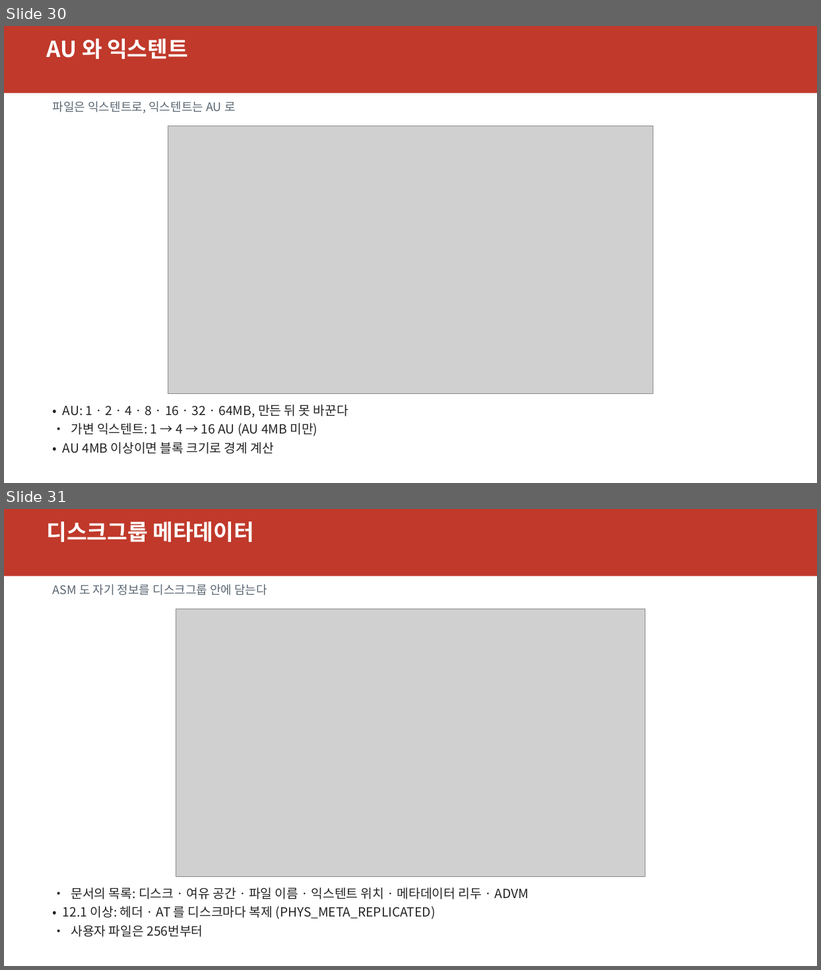
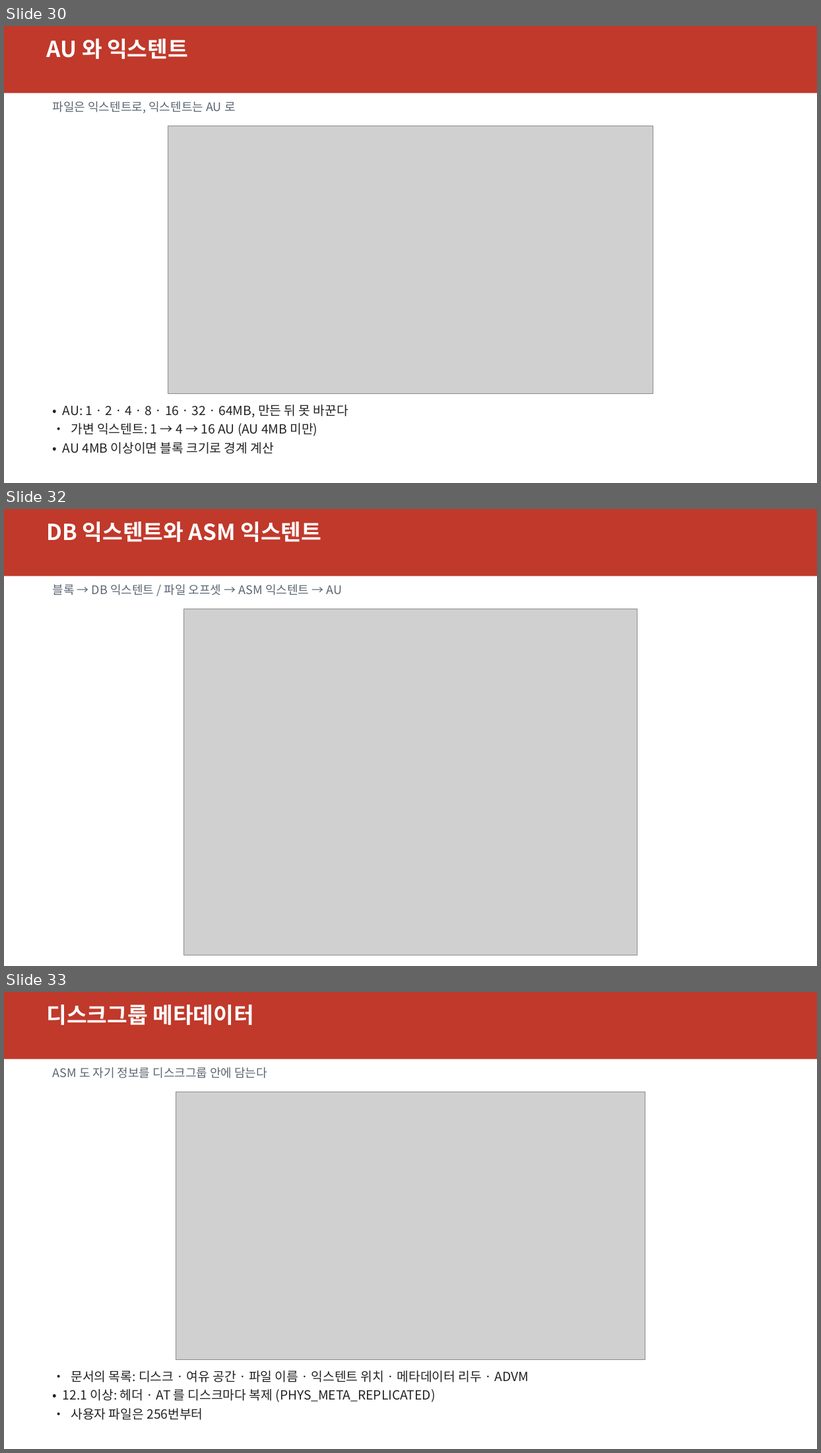
Before and after one commit to elpisk/OracleManual, a slide deck: RAC/5일과정/아키텍처/ASM19c_기술아키텍처.pptx. Shown one above the other, each under a label of ours: slides 30 and 31 before the commit, slides 30, 32 and 33 after it; the slides between them are not shown. The pictures are 821x970 and 821x1453 pixels, drawn with LibreOffice and Linux fonts; fonts in the diff are those of the drawing; grey boxes stand for pictures. Boxes give left, top, right and bottom in pixels: in the first picture for what was removed or moved away, otherwise in the second. Text is boxed around its words. In the diff, an @@ line names an element or a change of style, - is before the commit and + after.

```diff
--- a/RAC/5일과정/아키텍처/ASM19c_기술아키텍처.pptx
+++ b/RAC/5일과정/아키텍처/ASM19c_기술아키텍처.pptx
@@ slide 32 added at [4,509,817,966], background #FFFFFF @@
@@ rectangle added at [4,509,817,576], fill #C0392B @@
@@ text added at [46,522,321,542], 26 pt, text #FFFFFF, bold @@
+DB 익스텐트와 ASM 익스텐트
@@ text added at [53,584,342,595], 14 pt, text #5A6672 @@
+블록 → DB 익스텐트 / 파일 오프셋 → ASM 익스텐트 → AU
@@ picture added at [184,609,637,956] @@
@@ what was slide 31 is now slide 33 @@
```
Also in this commit, not shown: 2 slides changed, 3 other slides added, 1 slide removed, 5 other files.
